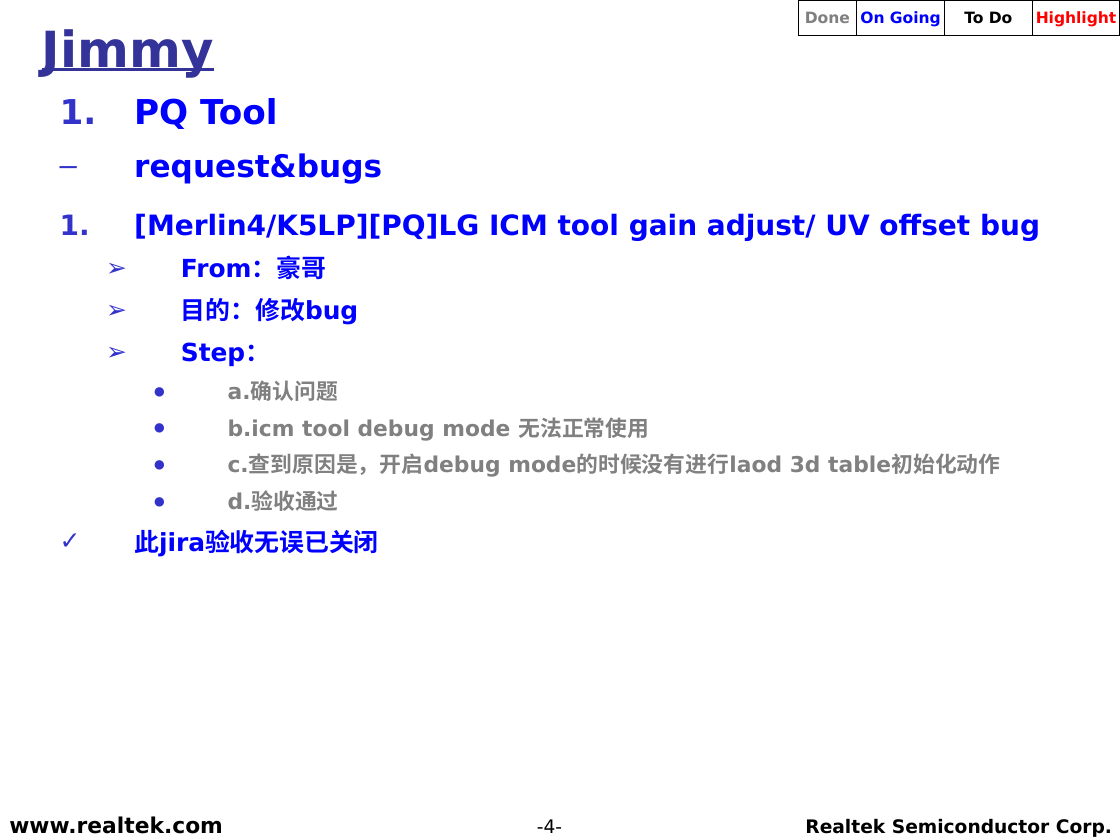
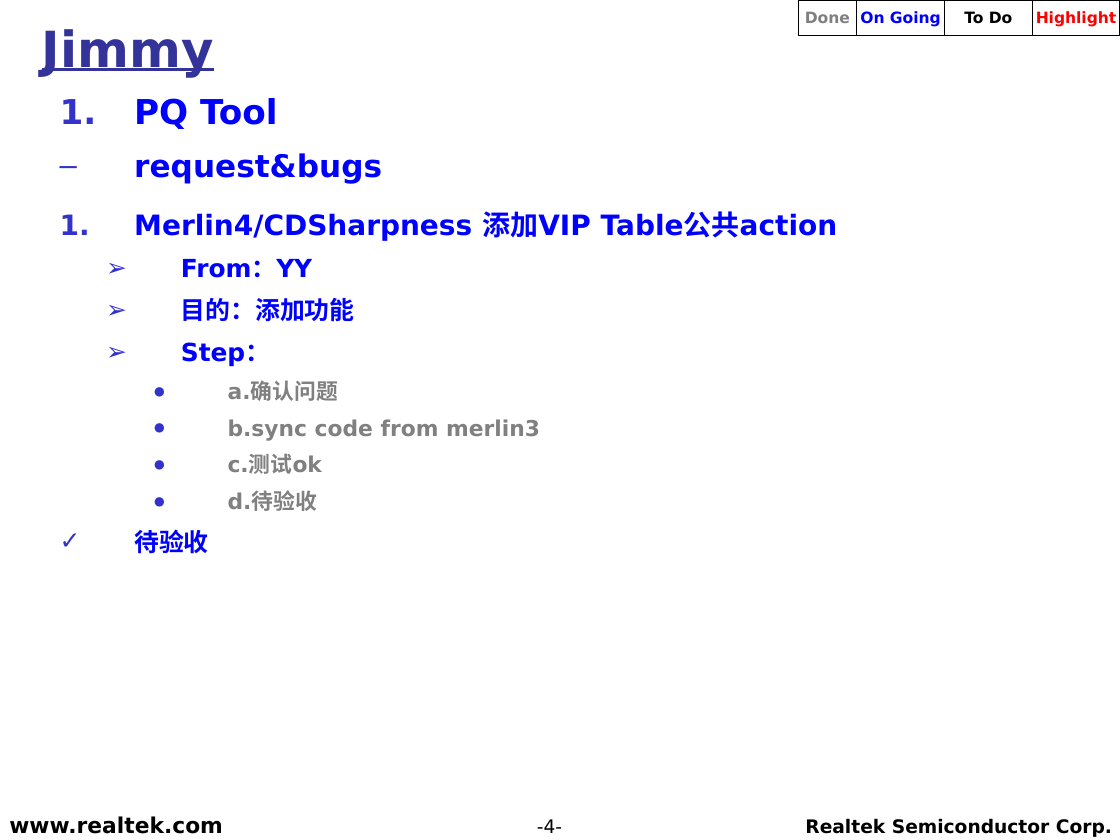
Before and after one commit to weicun581/Weekly_report, a slide deck: slide 4 of 2018年12月/RS_TV_SD_(Jimmy)_20181204.ppt. Drawn at 1120x840 pixels with LibreOffice and Linux fonts; fonts in the diff are those of the drawing; background and template pictures are left out. Boxes give left, top, right and bottom in pixels: in the first picture for what was removed or moved away, otherwise in the second. Text is boxed around its words. In the diff, an @@ line names an element or a change of style, - is before the commit and + after.

Commit message:
'2018/12/3--test'

```diff
--- a/2018年12月/RS_TV_SD_(Jimmy)_20181204.ppt
+++ b/2018年12月/RS_TV_SD_(Jimmy)_20181204.ppt
@@ text at (134, 211, 838, 322): text changed @@
-1. [Merlin4/K5LP][PQ]LG ICM tool gain adjust/ UV offset bug
-    ➢ From：豪哥
-    ➢ 目的：修改bug
+  1. Merlin4/CDSharpness 添加VIP Table公共action
+    ➢ From：YY
+    ➢ 目的：添加功能
@@ text at (134, 419, 540, 554): text changed @@
-      ● b.icm tool debug mode 无法正常使用
-      ● c.查到原因是，开启debug mode的时候没有进行laod 3d table初始化动作
-      ● d.验收通过
-  ✓ 此jira验收无误已关闭
+      ● b.sync code from merlin3
+      ● c.测试ok
+      ● d.待验收
+  ✓ 待验收
```
Also in this commit, not shown: 3 other slides changed.
